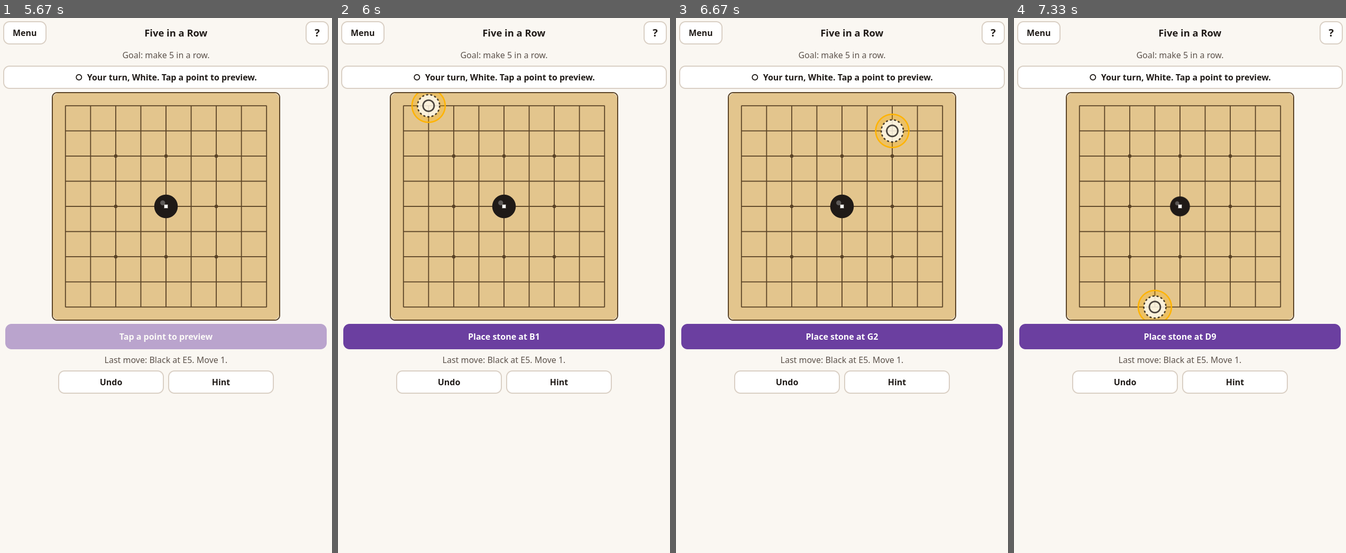
Above: before the commit, frames 1-4 (left to right).
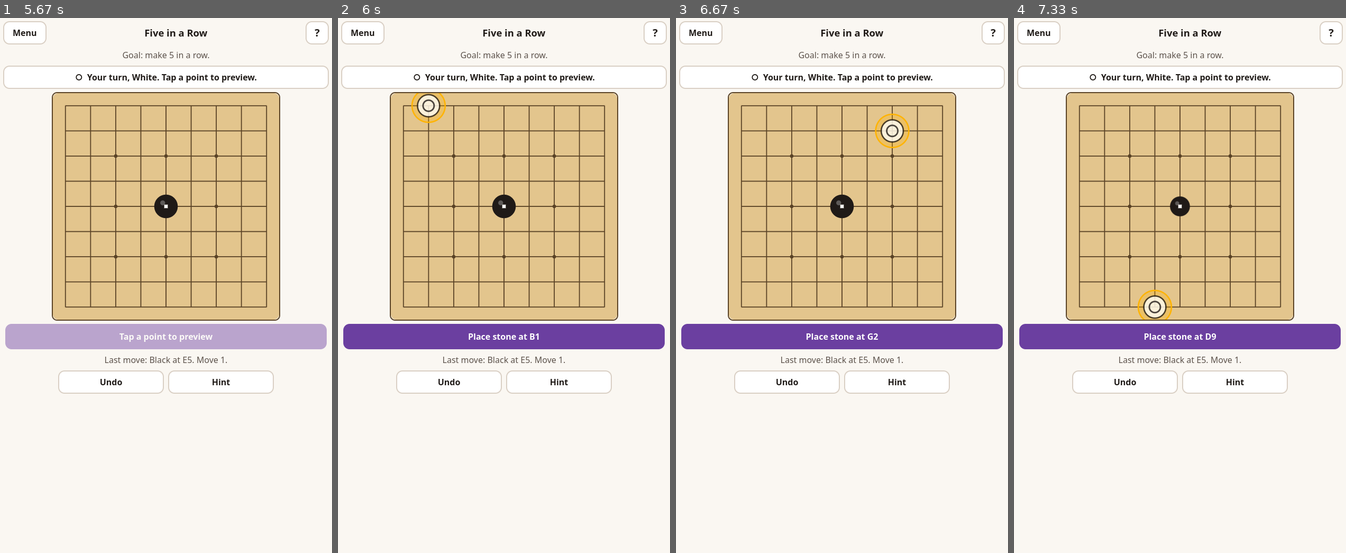
Above: after the commit, the same moments.

Repository: sunilkks0507/game-hub
Game: browser game, page src/games/gomoku/index.html
The game is run twice, just before and just after one commit, with the same random seed, the same clock (stepped at 60 frames per second) and the same inputs.
Inputs (mouse positions are in pixels of both pictures, inside the frame that each line leads up to):
- Up to frame 1 (5.67 s): click "Play" at 0.27 s; click "Skip" at 0.52 s; click "Play" at 0.77 s; click (23, 215) at 1.27 s; tap Ctrl at 1.52 s; click "easy" at 1.77 s; click (23, 408) at 2.02 s; tap Enter at 2.27 s; click (23, 189) at 2.77 s; click (23, 162) at 3.52 s; click (23, 82) at 4.27 s; click "Start game" at 4.77 s; click (166, 103) at 5.02 s
- Up to frame 2 (6 s): click (427, 103) at 5.77 s
- Up to frame 3 (6.67 s): click (891, 130) at 6.52 s
- Up to frame 4 (7.33 s): click (1153, 306) at 7.27 s

Frame 1 is identical in both runs. In frame 2, less than 0.1% of the frame differs, in the area x 23-31%, y 14-19%; in frame 3, less than 0.1%, in the area x 61-69%, y 18-24%; in frame 4, less than 0.1%.

Commit message:
feat: Gomoku production pass (swap card, noscript, README, precache)
Co-Authored-By: Claude Sonnet 5.5 <noreply@anthropic.com>
Claude-Session: https://claude.ai/code/session_01Vaggsqn5trG2vLcz6fQe39

Diff:
--- a/src/games/gomoku/index.html
+++ b/src/games/gomoku/index.html
@@ -14,6 +14,7 @@
   <link rel="stylesheet" href="css/style.css">
 </head>
 <body>
+  <noscript><p style="padding:16px">Five in a Row needs JavaScript. Please turn it on and reload.</p></noscript>
   <main id="app">
 
     <!-- Title screen -->
--- a/src/games/gomoku/js/app.js
+++ b/src/games/gomoku/js/app.js
@@ -232,7 +232,7 @@
   el.append(document.createTextNode(text));
 
   const onePlace = settings.placing === 'one-tap';
-  $('place-row').hidden = onePlace;
+  $('place-row').hidden = onePlace || st.phase === 'swap';
   $('btn-place').disabled = !enabled || s.preview < 0;
   $('btn-place').textContent = s.preview >= 0 ? `Place stone at ${pointLabel(s.n, s.preview)}` : 'Tap a point to preview';
 
--- a/src/games/gomoku/js/board.js
+++ b/src/games/gomoku/js/board.js
@@ -139,8 +139,7 @@
       const halo = Math.max(22, gap * 0.44 + 8);
       const g = svgEl('g', { class: `ghost s${colour}`, transform: `translate(${px(preview)} ${py(preview)})` }, layerOver);
       svgEl('circle', { class: 'halo', r: halo }, g);
-      const disc = svgEl('circle', { class: 'disc', r: gap * 0.44 }, g);
-      disc.setAttribute('stroke-dasharray', '3 3');
+      svgEl('circle', { class: 'disc', r: gap * 0.44 }, g);
       if (colour === 1) svgEl('circle', { class: 'ring-mark', r: gap * 0.44 * 0.5 }, g);
     }
 
--- a/src/precache.json
+++ b/src/precache.json
@@ -1,5 +1,5 @@
 {
-  "version": "25fbf9053c",
+  "version": "5f968a312c",
   "files": [
     "./",
     "games/chaturanga/css/style.css",
--- a/src/sw.js
+++ b/src/sw.js
@@ -58,4 +58,4 @@
   );
 });
 
-// BUILD 56e39b74ca (written by scripts/build-game-list.mjs; do not edit)
+// BUILD bd11bac7a4 (written by scripts/build-game-list.mjs; do not edit)
